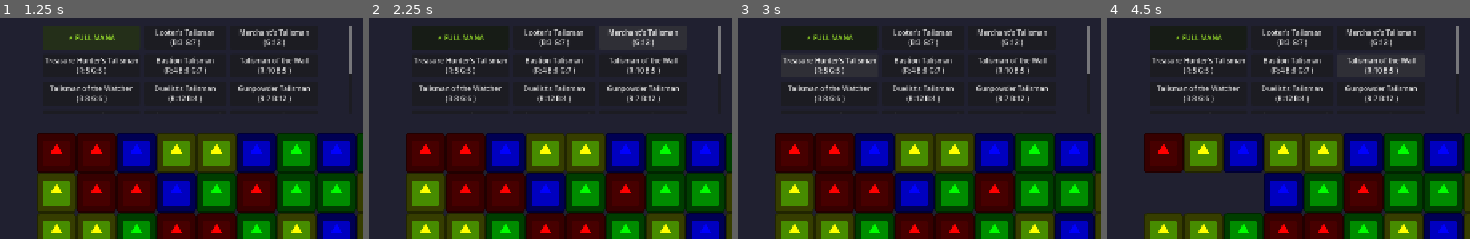
Above: before the commit, frames 1-4 (left to right).
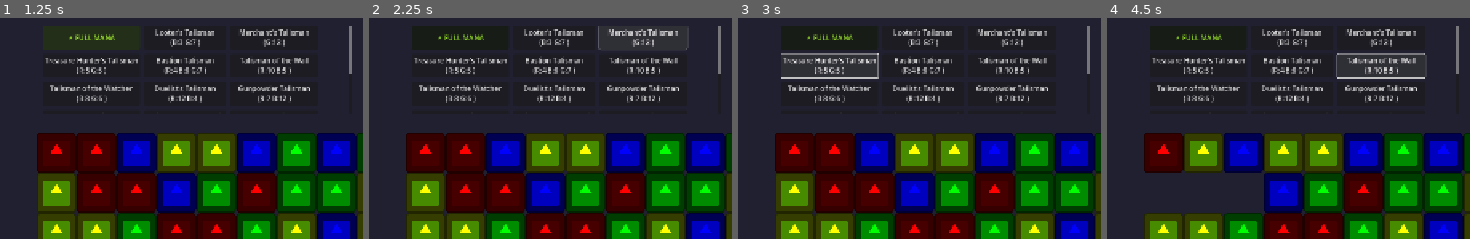
Above: after the commit, the same moments.

Repository: Santicavaliere/Match3-Combat-Prototype
Game: Godot game, scene res://Scenes/Game/GameLevel.tscn
Two runs of this game, one before a commit and one after it. Both use one fixed random seed, a clock stepped at 60 frames per second and the inputs below. The engine's default icon, where the game draws it, is replaced by a stand-in: a white triangle on a blue panel in a dark square.
Inputs:
- Up to frame 1 (1.25 s): click "⚡ FULL MANA" at 0.5 s
- Up to frame 2 (2.25 s): click "Looter's Talisman (B:3 G:7 )" at 1.25 s; click "Merchant's Talisman (G:12 )" at 2 s
- Up to frame 3 (3 s): click "Treasure Hunter's Talisman (R…" at 2.75 s
- Up to frame 4 (4.5 s): click "Bastion Talisman (R:4 B:8 G:7…" at 3.5 s; click "Talisman of the Wall (R:10 B:…" at 4.25 s
The pictures show only the part of the screen within x 10-60%, y 10-60%; the shares and areas given below are measured in that part.

Frame 1 is identical in both runs. In frame 2, less than 0.1% of the frame differs, in the area x 63-89%, y 3-15%; in frame 3, 0.5%, in the area x 11-39%, y 15-28%; in frame 4, 0.5%.

Commit message:
Milestone 5

Diff:
--- a/Scenes/UI/AbilityTester.gd
+++ b/Scenes/UI/AbilityTester.gd
@@ -101,10 +101,11 @@
 		# Set Button Text: Name on top, Cost below
 		btn.text = "%s\n(%s)" % [ability.ability_name, cost_text]
 
-		# --- STYLING ---
-		btn.tooltip_text = ability.description
-		btn.focus_mode = Control.FOCUS_NONE
-		btn.mouse_filter = Control.MOUSE_FILTER_STOP
+		# --- FIX FOR SCROLLING ---
+		# Changed from MOUSE_FILTER_STOP to MOUSE_FILTER_PASS.
+		# This allows the 'drag' event to pass through the button to the ScrollContainer,
+		# enabling swipe-to-scroll on mobile devices.
+		btn.mouse_filter = Control.MOUSE_FILTER_PASS
 
 		# Force minimum size to prevent layout squashing
 		btn.custom_minimum_size = Vector2(100, 40)
Not shown, changed: export_presets.cfg
